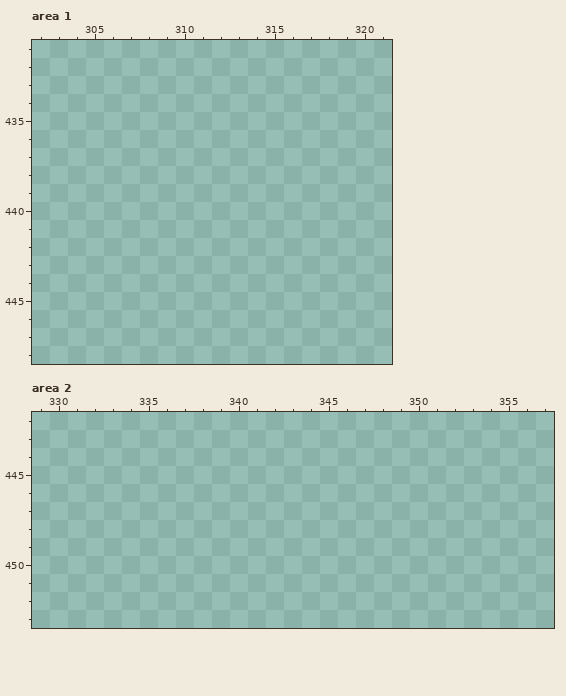
A pixel-art file gets an edit: project/main.aseprite. This is how it looked before the edit.
1024x1024 pixels, 1 frame. Colours within 5 levels of each other are drawn and written as one. Shown: area 1: x 302..321, y 431..448; area 2: x 329..357, y 442..453. The commit also changed other parts of the picture, which this record leaves out.
Now the later version:
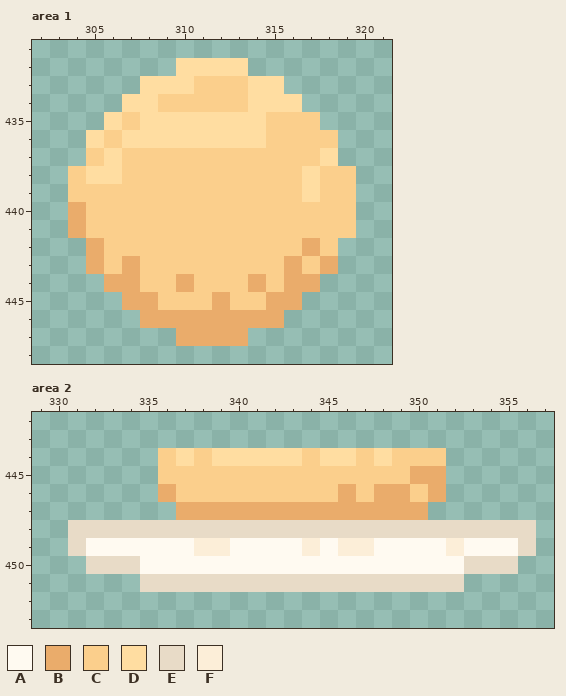
Palette (. is transparent): A #fffaf1  B #eaac6b  C #fbcf8c  D #ffdda1  E #e8dbc7  F #fceed8
From old to new:
{"where": "area 1, layer \"Flattened\""}
{"y":432,"x":310,"old":"....","new":"DDDD"}
{"y":433,"x":308,"old":"........","new":"DDDCCCDD"}
{"y":434,"x":307,"old":"..........","new":"DDCCCCCDDD"}
{"y":435,"x":306,"old":"............","new":"DCDDDDDDDCCC"}
{"y":436,"x":305,"old":"..............","new":"DCDDDDDDDDCCCC"}
{"y":437,"x":305,"old":"..............","new":"CDCCCCCCCCCCCD"}
{"y":438,"x":304,"old":"................","new":"CDDCCCCCCCCCCDCC"}
{"y":439,"x":304,"old":"................","new":"CCCCCCCCCCCCCDCC"}
{"y":440,"x":304,"old":"................","new":"BCCCCCCCCCCCCCCC"}
{"y":441,"x":304,"old":"................","new":"BCCCCCCCCCCCCCCC"}
{"y":442,"x":305,"old":"..............","new":"BCCCCCCCCCCCBC"}
{"y":443,"x":305,"old":"..............","new":"BCBCCCCCCCCBCB"}
{"y":444,"x":306,"old":"............","new":"BBCCBCCCBCBB"}
{"y":445,"x":307,"old":"..........","new":"BBCCCBCCBB"}
{"y":446,"x":308,"old":"........","new":"BBBBBBBB"}
{"y":447,"x":310,"old":"....","new":"BBBB"}
{"where": "area 2, layer \"Flattened\""}
{"y":444,"x":336,"old":"................","new":"CDCDDDDDCDDCDCCC"}
{"y":445,"x":336,"old":"................","new":"CCCCCCCCCCCCCCBB"}
{"y":446,"x":336,"old":"................","new":"BCCCCCCCCCBCBBCB"}
{"y":447,"x":337,"old":"..............","new":"BBBBBBBBBBBBBB"}
{"y":448,"x":331,"old":"..........................","new":"EEEEEEEEEEEEEEEEEEEEEEEEEE"}
{"y":449,"x":331,"old":"..........................","new":"EAAAAAAFFAAAAFAFFAAAAFAAAE"}
{"y":450,"x":332,"old":"........................","new":"EEEAAAAAAAAAAAAAAAAAAEEE"}
{"y":451,"x":335,"old":"..................","new":"EEEEEEEEEEEEEEEEEE"}
